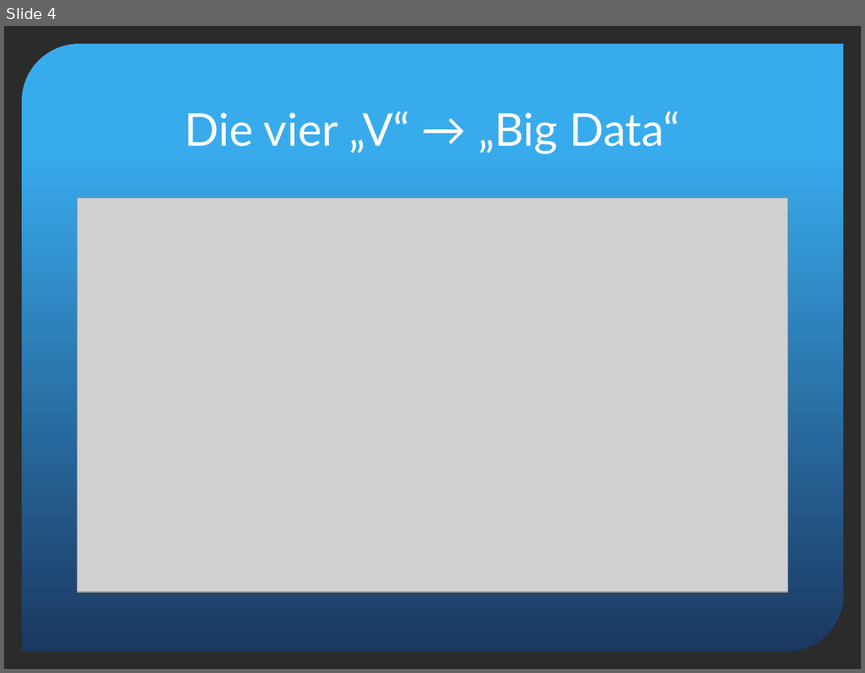
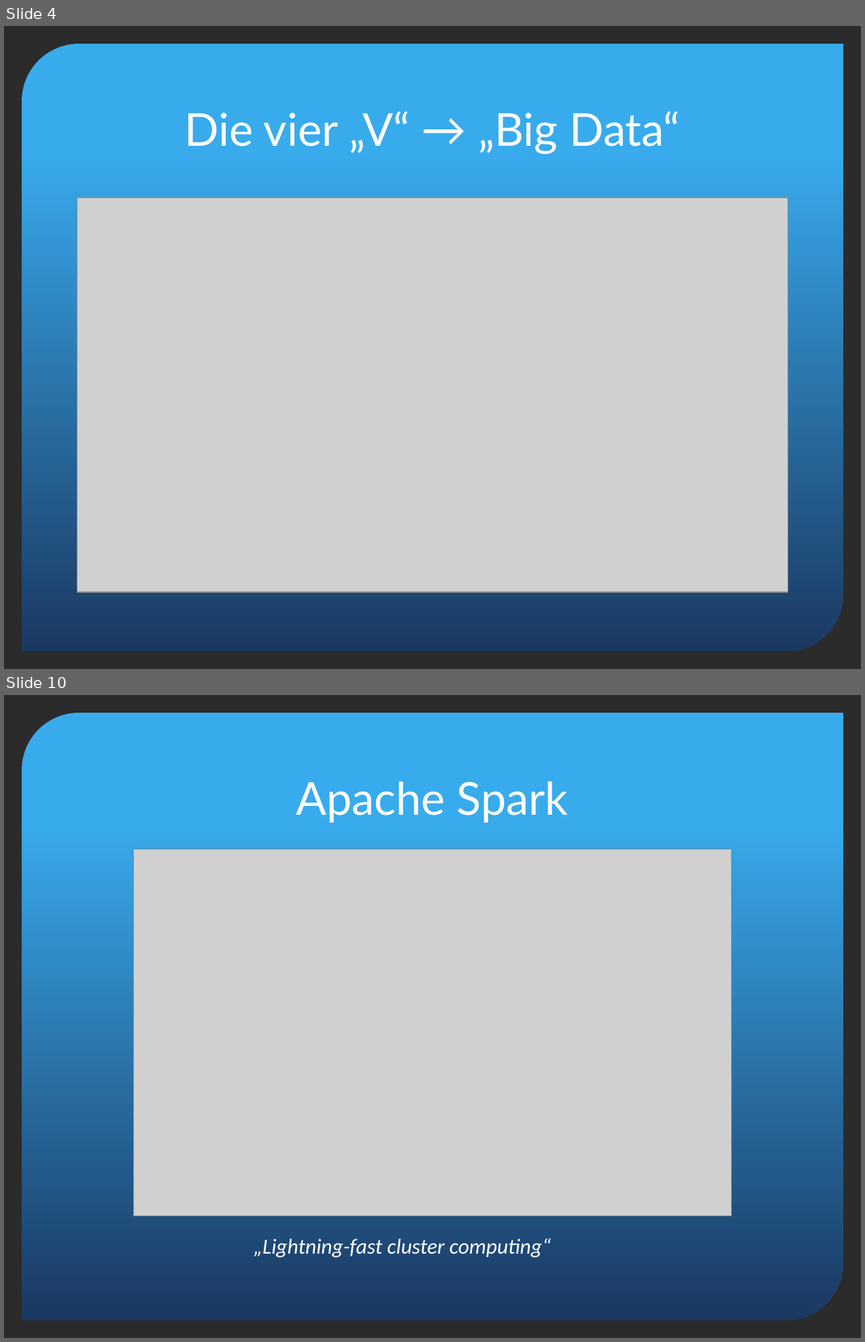
Before and after one commit to segnor/masterthesis, a slide deck: apache_spark/poster/Spark_Presentation.pptx. Shown one above the other, each under a label of ours: slide 4 before the commit, slides 4 and 10 after it; the slides between them are not shown. The pictures are 865x673 and 865x1342 pixels, drawn with LibreOffice and Linux fonts; fonts in the diff are those of the drawing; grey boxes stand for pictures; background and template pictures are left out; a plain dark background stands for a picture behind light text. Boxes give left, top, right and bottom in pixels: in the first picture for what was removed or moved away, otherwise in the second. Text is boxed around its words. In the diff, an @@ line names an element or a change of style, - is before the commit and + after.

```diff
--- a/apache_spark/poster/Spark_Presentation.pptx
+++ b/apache_spark/poster/Spark_Presentation.pptx
@@ slide 10 added at box(4, 695, 861, 1338), background picture (left out); not listed: 1 template element that a slide beside it also shows @@
@@ title added at box(296, 781, 568, 823), 38 pt, text #FFFFFF @@
+Apache Spark
@@ picture added at box(133, 849, 730, 1216) @@
@@ text added at box(254, 1238, 551, 1257), 18 pt, text #FFFFFF, italic @@
+„Lightning-fast cluster computing“
```
Also in this commit, not shown: 1 slide changed, 13 other slides added, 4 other files.
